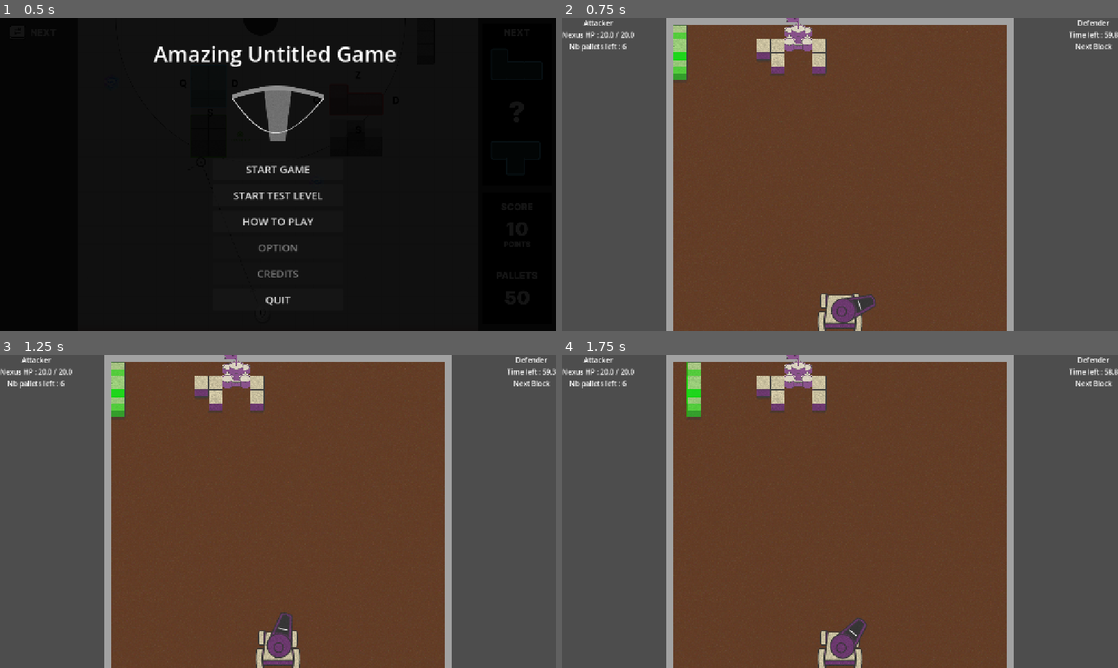
Above: before the commit, frames 1-4 (two rows, left to right).
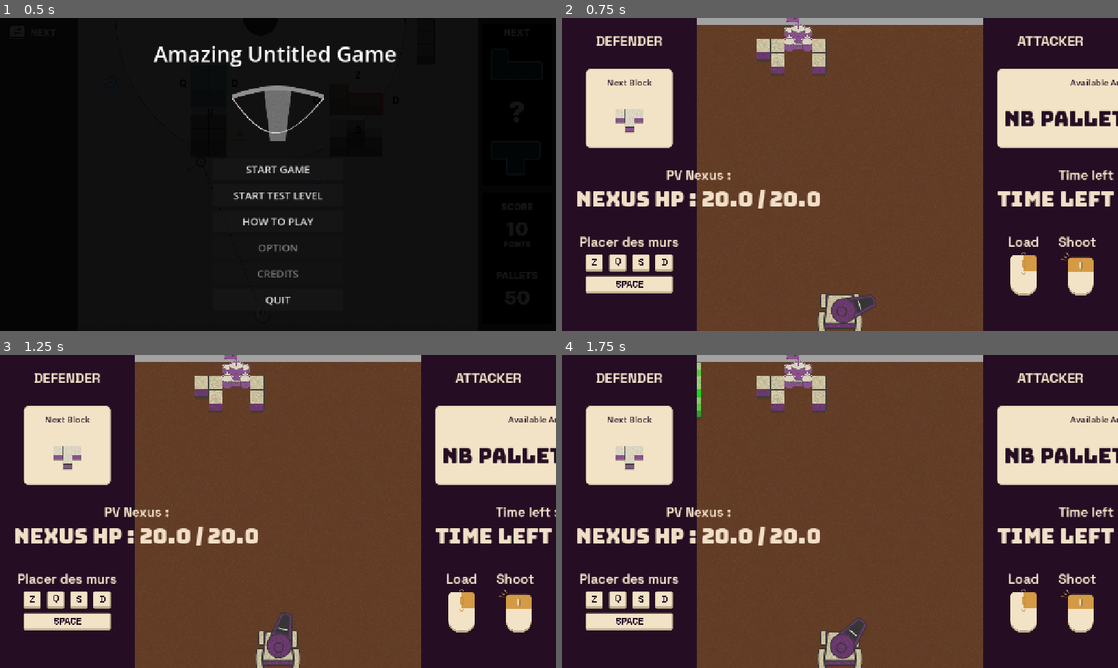
Above: after the commit, the same moments.

Repository: Angele-Bzl/construction
Game: Godot game, scene res://Scenes/title_screen.tscn
Two runs of this game, one before a commit and one after it. Both use one fixed random seed, a clock stepped at 60 frames per second and the inputs below.
Inputs (mouse positions are in pixels of both pictures, inside the frame that each line leads up to):
- Up to frame 1 (0.5 s): no input
- Up to frame 2 (0.75 s): click "START GAME" at 0.5 s
- Up to frame 3 (1.25 s): no input
- Up to frame 4 (1.75 s): move the mouse to (962, 495) at 1.27 s; hold D (right) from 1.28 s (still down); click (962, 495) at 1.35 s

Frame 1 is identical in both runs. In frame 2, 49% of the frame differs, in the area x 0-100%, y 0-100%; in frame 3, 49%; in frame 4, 49%.

Commit message:
HUD in game

Diff:
--- a/construction/Prefabs/UI/hud.tscn
+++ b/construction/Prefabs/UI/hud.tscn
@@ -1,8 +1,25 @@
 [gd_scene format=3 uid="uid://btth67ioelhyt"]
 
 [ext_resource type="Script" uid="uid://cbviq4mekeqap" path="res://Scripts/hud.gd" id="1_lepgj"]
-
-[sub_resource type="StyleBoxEmpty" id="StyleBoxEmpty_xrivr"]
+[ext_resource type="Theme" uid="uid://b1kroheh33iy1" path="res://Ressources/Theme/Text_White.tres" id="2_ofty5"]
+[ext_resource type="Theme" uid="uid://cryo43wrhp7pi" path="res://Ressources/Theme/Text_Black.tres" id="3_omdad"]
+[ext_resource type="FontFile" uid="uid://db2vau7f70g2p" path="res://Assets/UI/Font/Bungee-Regular.ttf" id="4_isbnw"]
+[ext_resource type="Texture2D" uid="uid://44e4rw3cjhsv" path="res://Assets/UI/Patterns/pattern2.png" id="4_y0o8b"]
+[ext_resource type="Texture2D" uid="uid://dqjbsdfkmmifv" path="res://Assets/UI/Help/Clavier.png" id="6_p2dku"]
+[ext_resource type="Texture2D" uid="uid://b5qlu8w1jgdsa" path="res://Assets/UI/Help/Souris1.png" id="7_odjyi"]
+[ext_resource type="Texture2D" uid="uid://c3ct2t02r5p5m" path="res://Assets/UI/Help/Souris2.png" id="8_nshva"]
+
+[sub_resource type="Theme" id="Theme_oh2ji"]
+
+[sub_resource type="StyleBoxFlat" id="StyleBoxFlat_7bsgg"]
+bg_color = Color(0.14509805, 0.05490196, 0.13725491, 1)
+
+[sub_resource type="StyleBoxFlat" id="StyleBoxFlat_2ysr6"]
+bg_color = Color(0.9490196, 0.8901961, 0.7764706, 1)
+corner_radius_top_left = 10
+corner_radius_top_right = 10
+corner_radius_bottom_right = 10
+corner_radius_bottom_left = 10
 
 [node name="HUD" type="Control" unique_id=1297925502]
 z_index = 20
@@ -12,65 +29,268 @@
 anchor_bottom = 1.0
 grow_horizontal = 2
 grow_vertical = 2
+theme = SubResource("Theme_oh2ji")
 script = ExtResource("1_lepgj")
 
-[node name="AttackerInfoPanel" type="PanelContainer" parent="." unique_id=1818927736]
-layout_mode = 0
-offset_right = 112.0
-offset_bottom = 96.0
-theme_override_styles/panel = SubResource("StyleBoxEmpty_xrivr")
-
-[node name="VBoxContainer" type="VBoxContainer" parent="AttackerInfoPanel" unique_id=616113445]
-layout_mode = 2
-
-[node name="Title" type="Label" parent="AttackerInfoPanel/VBoxContainer" unique_id=1272251892]
-layout_mode = 2
-text = "Attacker"
-horizontal_alignment = 1
-vertical_alignment = 1
-
-[node name="Score" type="Label" parent="AttackerInfoPanel/VBoxContainer" unique_id=430032050]
-layout_mode = 2
-text = "Score : 0"
-horizontal_alignment = 1
-vertical_alignment = 1
-
-[node name="NbPallets" type="Label" parent="AttackerInfoPanel/VBoxContainer" unique_id=44460291]
-layout_mode = 2
-text = "Pallets : 50"
-horizontal_alignment = 1
-vertical_alignment = 1
-
-[node name="DefenderInfoPanel" type="PanelContainer" parent="." unique_id=521957862]
+[node name="PanelDefender" type="PanelContainer" parent="." unique_id=1881136469]
+custom_minimum_size = Vector2(310, 720)
+custom_maximum_size = Vector2(310, 720)
+layout_mode = 1
+offset_right = 310.0
+offset_bottom = 720.0
+theme_override_styles/panel = SubResource("StyleBoxFlat_7bsgg")
+
+[node name="MarginDefender" type="MarginContainer" parent="PanelDefender" unique_id=140108007]
+layout_mode = 2
+theme_override_constants/margin_left = 32
+theme_override_constants/margin_top = 32
+theme_override_constants/margin_right = 32
+theme_override_constants/margin_bottom = 32
+
+[node name="DefenderInfoPanel" type="VBoxContainer" parent="PanelDefender/MarginDefender" unique_id=466217913]
+propagate_maximum_size = false
+layout_mode = 2
+
+[node name="DefenderTitle" type="Label" parent="PanelDefender/MarginDefender/DefenderInfoPanel" unique_id=617266229]
+layout_mode = 2
+theme = ExtResource("2_ofty5")
+theme_override_font_sizes/font_size = 32
+text = "DEFENDER"
+horizontal_alignment = 1
+vertical_alignment = 1
+
+[node name="MarginInfoDefender" type="MarginContainer" parent="PanelDefender/MarginDefender/DefenderInfoPanel" unique_id=1185839962]
+layout_mode = 2
+theme_override_constants/margin_top = 40
+theme_override_constants/margin_bottom = 40
+
+[node name="PanelDefender" type="PanelContainer" parent="PanelDefender/MarginDefender/DefenderInfoPanel/MarginInfoDefender" unique_id=613869626]
+custom_minimum_size = Vector2(200, 180)
+custom_maximum_size = Vector2(300, 180)
+propagate_maximum_size = false
+layout_mode = 2
+size_flags_horizontal = 4
+theme_override_styles/panel = SubResource("StyleBoxFlat_2ysr6")
+
+[node name="MarginPanelDefender" type="MarginContainer" parent="PanelDefender/MarginDefender/DefenderInfoPanel/MarginInfoDefender/PanelDefender" unique_id=907540010]
+layout_mode = 2
+theme_override_constants/margin_left = 16
+theme_override_constants/margin_top = 16
+theme_override_constants/margin_right = 16
+theme_override_constants/margin_bottom = 16
+
+[node name="NextBlock" type="Label" parent="PanelDefender/MarginDefender/DefenderInfoPanel/MarginInfoDefender/PanelDefender/MarginPanelDefender" unique_id=995012330]
+layout_mode = 2
+size_flags_vertical = 0
+theme = ExtResource("3_omdad")
+theme_override_font_sizes/font_size = 20
+text = "Next Block"
+horizontal_alignment = 1
+vertical_alignment = 1
+
+[node name="TextureNextBlock" type="TextureRect" parent="PanelDefender/MarginDefender/DefenderInfoPanel/MarginInfoDefender/PanelDefender/MarginPanelDefender" unique_id=1142785709]
+custom_minimum_size = Vector2(100, 100)
+custom_maximum_size = Vector2(100, 100)
+layout_mode = 2
+size_flags_horizontal = 4
+size_flags_vertical = 8
+texture = ExtResource("4_y0o8b")
+
+[node name="VBoxPV" type="VBoxContainer" parent="PanelDefender/MarginDefender/DefenderInfoPanel" unique_id=374169498]
+layout_mode = 2
+size_flags_vertical = 0
+alignment = 1
+
+[node name="PVTitle" type="Label" parent="PanelDefender/MarginDefender/DefenderInfoPanel/VBoxPV" unique_id=2040147289]
+layout_mode = 2
+theme = ExtResource("2_ofty5")
+theme_override_font_sizes/font_size = 30
+text = "PV Nexus :"
+horizontal_alignment = 1
+vertical_alignment = 1
+
+[node name="PVNumber" type="Label" parent="PanelDefender/MarginDefender/DefenderInfoPanel/VBoxPV" unique_id=2076311160]
+layout_mode = 2
+theme = ExtResource("2_ofty5")
+theme_override_fonts/font = ExtResource("4_isbnw")
+theme_override_font_sizes/font_size = 48
+text = "18/20"
+horizontal_alignment = 1
+vertical_alignment = 1
+
+[node name="HelpDefender" type="MarginContainer" parent="PanelDefender/MarginDefender/DefenderInfoPanel" unique_id=1324524417]
+layout_mode = 2
+theme_override_constants/margin_top = 40
+theme_override_constants/margin_bottom = 40
+
+[node name="VBoxHelpDefender" type="VBoxContainer" parent="PanelDefender/MarginDefender/DefenderInfoPanel/HelpDefender" unique_id=468914432]
+custom_minimum_size = Vector2(0, 150)
+layout_mode = 2
+size_flags_vertical = 0
+alignment = 1
+
+[node name="Help_Title" type="Label" parent="PanelDefender/MarginDefender/DefenderInfoPanel/HelpDefender/VBoxHelpDefender" unique_id=606968633]
+layout_mode = 2
+theme = ExtResource("2_ofty5")
+theme_override_font_sizes/font_size = 30
+text = "Placer des murs"
+horizontal_alignment = 1
+vertical_alignment = 1
+
+[node name="TextureHelp" type="TextureRect" parent="PanelDefender/MarginDefender/DefenderInfoPanel/HelpDefender/VBoxHelpDefender" unique_id=1084755365]
+custom_minimum_size = Vector2(200, 100)
+custom_maximum_size = Vector2(200, 100)
+layout_mode = 2
+size_flags_horizontal = 4
+size_flags_vertical = 8
+texture = ExtResource("6_p2dku")
+stretch_mode = 5
+
+[node name="PanelAttacker" type="PanelContainer" parent="." unique_id=1282201895]
+custom_minimum_size = Vector2(310, 720)
+custom_maximum_size = Vector2(310, 720)
 layout_mode = 1
 anchors_preset = 1
 anchor_left = 1.0
 anchor_right = 1.0
-offset_left = -112.0
-offset_bottom = 96.0
+offset_left = -310.0
+offset_bottom = 720.0
 grow_horizontal = 0
-theme_override_styles/panel = SubResource("StyleBoxEmpty_xrivr")
-
-[node name="VBoxContainer" type="VBoxContainer" parent="DefenderInfoPanel" unique_id=1688296836]
-layout_mode = 2
-
-[node name="Title" type="Label" parent="DefenderInfoPanel/VBoxContainer" unique_id=617266229]
-layout_mode = 2
-text = "Defender"
-horizontal_alignment = 1
-vertical_alignment = 1
-
-[node name="Timer" type="Label" parent="DefenderInfoPanel/VBoxContainer" unique_id=409573406]
-layout_mode = 2
-text = "Time left : 0 sec"
-horizontal_alignment = 1
-vertical_alignment = 1
-
-[node name="NextBlockText" type="Label" parent="DefenderInfoPanel/VBoxContainer" unique_id=36057050]
-layout_mode = 2
-text = "Next Block"
-horizontal_alignment = 1
-vertical_alignment = 1
-
-[node name="NextblockImage" type="TextureRect" parent="DefenderInfoPanel/VBoxContainer" unique_id=975438562]
-layout_mode = 2
+theme_override_styles/panel = SubResource("StyleBoxFlat_7bsgg")
+
+[node name="MarginAttacker" type="MarginContainer" parent="PanelAttacker" unique_id=1463767462]
+layout_mode = 2
+theme_override_constants/margin_left = 32
+theme_override_constants/margin_top = 32
+theme_override_constants/margin_right = 32
+theme_override_constants/margin_bottom = 32
+
+[node name="AttackerInfoPanel" type="VBoxContainer" parent="PanelAttacker/MarginAttacker" unique_id=1683107483]
+propagate_maximum_size = false
+layout_mode = 2
+
+[node name="AttackerTitle" type="Label" parent="PanelAttacker/MarginAttacker/AttackerInfoPanel" unique_id=236195468]
+layout_mode = 2
+theme = ExtResource("2_ofty5")
+theme_override_font_sizes/font_size = 32
+text = "ATTACKER"
+horizontal_alignment = 1
+vertical_alignment = 1
+
+[node name="MarginInfoAttacker" type="MarginContainer" parent="PanelAttacker/MarginAttacker/AttackerInfoPanel" unique_id=2014307333]
+layout_mode = 2
+theme_override_constants/margin_top = 40
+theme_override_constants/margin_bottom = 40
+
+[node name="PanelAttacker" type="PanelContainer" parent="PanelAttacker/MarginAttacker/AttackerInfoPanel/MarginInfoAttacker" unique_id=274918343]
+custom_minimum_size = Vector2(200, 180)
+custom_maximum_size = Vector2(300, 180)
+propagate_maximum_size = false
+layout_mode = 2
+size_flags_horizontal = 4
+theme_override_styles/panel = SubResource("StyleBoxFlat_2ysr6")
+
+[node name="MarginPanelAttacker" type="MarginContainer" parent="PanelAttacker/MarginAttacker/AttackerInfoPanel/MarginInfoAttacker/PanelAttacker" unique_id=1774129436]
+layout_mode = 2
+theme_override_constants/margin_left = 16
+theme_override_constants/margin_top = 16
+theme_override_constants/margin_right = 16
+theme_override_constants/margin_bottom = 16
+
+[node name="AttackTitle" type="Label" parent="PanelAttacker/MarginAttacker/AttackerInfoPanel/MarginInfoAttacker/PanelAttacker/MarginPanelAttacker" unique_id=8901736]
+layout_mode = 2
+size_flags_vertical = 0
+theme = ExtResource("3_omdad")
+theme_override_font_sizes/font_size = 20
+text = "Available Ammunition"
+horizontal_alignment = 1
+vertical_alignment = 1
+
+[node name="NumberAttack" type="Label" parent="PanelAttacker/MarginAttacker/AttackerInfoPanel/MarginInfoAttacker/PanelAttacker/MarginPanelAttacker" unique_id=661247837]
+custom_minimum_size = Vector2(0, 100)
+layout_mode = 2
+size_flags_vertical = 8
+theme = ExtResource("3_omdad")
+theme_override_fonts/font = ExtResource("4_isbnw")
+theme_override_font_sizes/font_size = 48
+text = "5/6"
+horizontal_alignment = 1
+vertical_alignment = 1
+
+[node name="VBoxTimer" type="VBoxContainer" parent="PanelAttacker/MarginAttacker/AttackerInfoPanel" unique_id=534461161]
+layout_mode = 2
+size_flags_vertical = 0
+alignment = 1
+
+[node name="TimerTitle" type="Label" parent="PanelAttacker/MarginAttacker/AttackerInfoPanel/VBoxTimer" unique_id=1768081873]
+layout_mode = 2
+theme = ExtResource("2_ofty5")
+theme_override_font_sizes/font_size = 30
+text = "Time left :"
+horizontal_alignment = 1
+vertical_alignment = 1
+
+[node name="Timer" type="Label" parent="PanelAttacker/MarginAttacker/AttackerInfoPanel/VBoxTimer" unique_id=1855367984]
+layout_mode = 2
+theme = ExtResource("2_ofty5")
+theme_override_fonts/font = ExtResource("4_isbnw")
+theme_override_font_sizes/font_size = 48
+text = "00:59"
+horizontal_alignment = 1
+vertical_alignment = 1
+
+[node name="HelpAttacker" type="MarginContainer" parent="PanelAttacker/MarginAttacker/AttackerInfoPanel" unique_id=677714740]
+layout_mode = 2
+theme_override_constants/margin_top = 40
+theme_override_constants/margin_bottom = 40
+
+[node name="HBoxHelpAttacker" type="HBoxContainer" parent="PanelAttacker/MarginAttacker/AttackerInfoPanel/HelpAttacker" unique_id=1300330517]
+layout_mode = 2
+size_flags_horizontal = 4
+
+[node name="VBoxAttacker1" type="VBoxContainer" parent="PanelAttacker/MarginAttacker/AttackerInfoPanel/HelpAttacker/HBoxHelpAttacker" unique_id=460688652]
+custom_minimum_size = Vector2(120, 150)
+layout_mode = 2
+size_flags_vertical = 0
+alignment = 1
+
+[node name="Help_Title1" type="Label" parent="PanelAttacker/MarginAttacker/AttackerInfoPanel/HelpAttacker/HBoxHelpAttacker/VBoxAttacker1" unique_id=162620021]
+layout_mode = 2
+theme = ExtResource("2_ofty5")
+theme_override_font_sizes/font_size = 30
+text = "Load"
+horizontal_alignment = 1
+vertical_alignment = 1
+
+[node name="TextureHelp1" type="TextureRect" parent="PanelAttacker/MarginAttacker/AttackerInfoPanel/HelpAttacker/HBoxHelpAttacker/VBoxAttacker1" unique_id=438015186]
+custom_minimum_size = Vector2(100, 100)
+custom_maximum_size = Vector2(100, 100)
+layout_mode = 2
+size_flags_horizontal = 4
+size_flags_vertical = 8
+texture = ExtResource("7_odjyi")
+expand_mode = 3
+stretch_mode = 5
+
+[node name="VBoxAttacker2" type="VBoxContainer" parent="PanelAttacker/MarginAttacker/AttackerInfoPanel/HelpAttacker/HBoxHelpAttacker" unique_id=279171908]
+custom_minimum_size = Vector2(120, 150)
+layout_mode = 2
+size_flags_vertical = 0
+alignment = 1
+
+[node name="Help_Title2" type="Label" parent="PanelAttacker/MarginAttacker/AttackerInfoPanel/HelpAttacker/HBoxHelpAttacker/VBoxAttacker2" unique_id=1026050006]
+layout_mode = 2
+theme = ExtResource("2_ofty5")
+theme_override_font_sizes/font_size = 30
+text = "Shoot"
+horizontal_alignment = 1
+vertical_alignment = 1
+
+[node name="TextureHelp2" type="TextureRect" parent="PanelAttacker/MarginAttacker/AttackerInfoPanel/HelpAttacker/HBoxHelpAttacker/VBoxAttacker2" unique_id=1287683292]
+custom_minimum_size = Vector2(100, 100)
+custom_maximum_size = Vector2(100, 100)
+layout_mode = 2
+size_flags_horizontal = 4
+size_flags_vertical = 8
+texture = ExtResource("8_nshva")
+stretch_mode = 5
--- /dev/null
+++ b/construction/Ressources/Theme/Text_Black.tres
@@ -0,0 +1,4 @@
+[gd_resource type="Theme" format=3 uid="uid://cryo43wrhp7pi"]
+
+[resource]
+Label/colors/font_color = Color(0.14509805, 0.05490196, 0.13725491, 1)
--- /dev/null
+++ b/construction/Ressources/Theme/Text_White.tres
@@ -0,0 +1,8 @@
+[gd_resource type="Theme" format=3 uid="uid://b1kroheh33iy1"]
+
+[ext_resource type="FontFile" uid="uid://cqkorgrekwq1g" path="res://Assets/UI/Font/SpaceGrotesk-Bold.ttf" id="1_x0iqx"]
+
+[resource]
+default_font = ExtResource("1_x0iqx")
+Label/colors/font_color = Color(0.9490196, 0.8745098, 0.78039217, 1)
+Label/fonts/font = ExtResource("1_x0iqx")
--- a/construction/Scripts/hud.gd
+++ b/construction/Scripts/hud.gd
@@ -1,10 +1,10 @@
 extends Control
 
-@onready var nexus_hp_label = $AttackerInfoPanel/VBoxContainer/Score
-@onready var nb_pallets_label = $AttackerInfoPanel/VBoxContainer/NbPallets
+@onready var nexus_hp_label = $PanelDefender/MarginDefender/DefenderInfoPanel/VBoxPV/PVNumber
+@onready var nb_pallets_label = $PanelAttacker/MarginAttacker/AttackerInfoPanel/MarginInfoAttacker/PanelAttacker/MarginPanelAttacker/NumberAttack
 
-@onready var timer_label = $DefenderInfoPanel/VBoxContainer/Timer
-@onready var nextblock_image = $DefenderInfoPanel/VBoxContainer/NextblockImage
+@onready var timer_label = $PanelAttacker/MarginAttacker/AttackerInfoPanel/VBoxTimer/Timer
+@onready var nextblock_image = $PanelDefender/MarginDefender/DefenderInfoPanel/MarginInfoDefender/PanelDefender/MarginPanelDefender/TextureNextBlock
 
 var tamp_nexus_hp : float
 var tamp_pallets : int
Binary file added: construction/Assets/UI/Help/Clavier.png
Not shown, added: construction/Assets/UI/Help/Clavier.png.import
Binary file added: construction/Assets/UI/Help/Souris1.png
Not shown, added: construction/Assets/UI/Help/Souris1.png.import
Binary file added: construction/Assets/UI/Help/Souris2.png
Not shown, added: construction/Assets/UI/Help/Souris2.png.import
